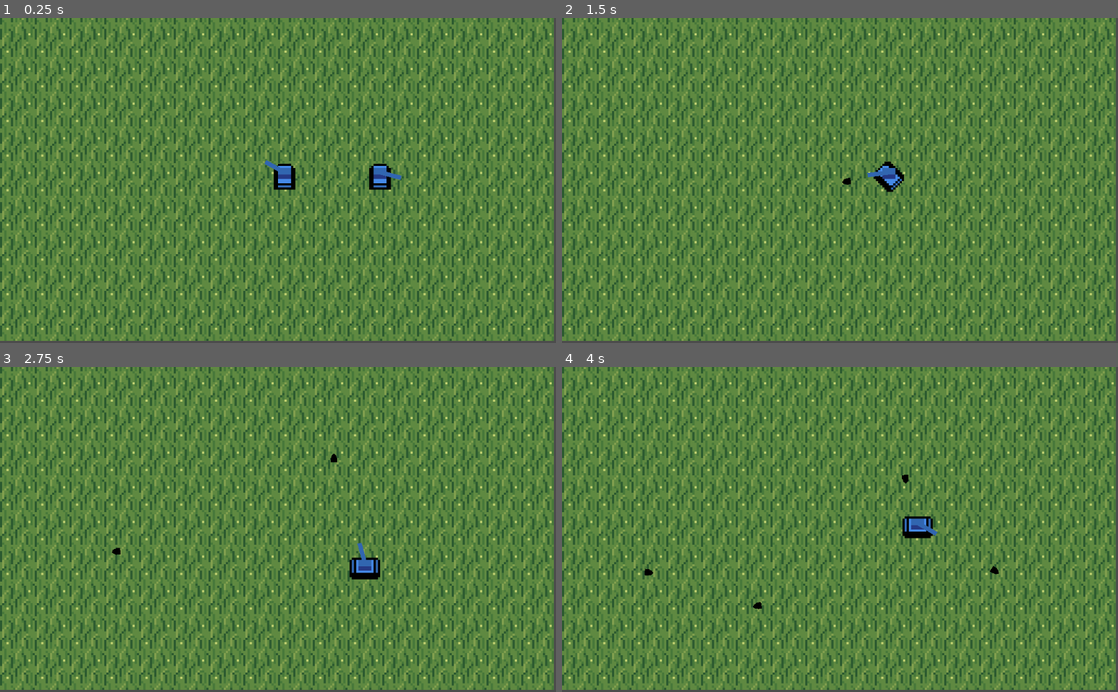
Above: before the commit, frames 1-4 (two rows, left to right).
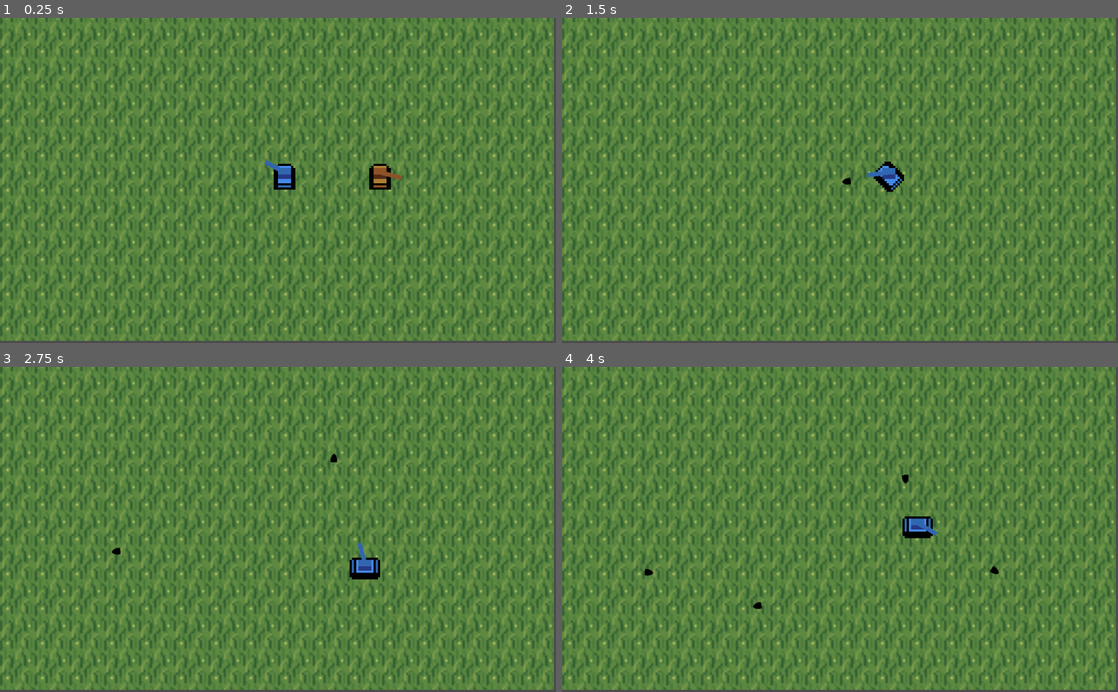
Above: after the commit, the same moments.

Repository: jpcerrone/TanksGodot
Game: Godot game, scene res://scenes/Main.tscn
The game is run twice, just before and just after one commit, with the same random seed, the same clock (stepped at 60 frames per second) and the same inputs.
Inputs (mouse positions are in pixels of both pictures, inside the frame that each line leads up to):
- Up to frame 1 (0.25 s): no input
- Up to frame 2 (1.5 s): tap Enter at 0.5 s; move the mouse to (962, 164) at 0.52 s; hold D (move_right) 0.53-1.28 s; click (962, 164) at 0.6 s; move the mouse to (728, 196) at 1.27 s; hold S (move_down) from 1.28 s (still down); click (728, 196) at 1.35 s
- Up to frame 3 (2.75 s): move the mouse to (333, 458) at 2.02 s; release S (move_down) at 2.03 s; hold D (move_right) from 2.03 s (still down); click (333, 458) at 2.1 s
- Up to frame 4 (4 s): move the mouse to (812, 594) at 2.77 s; release D (move_right) at 2.78 s; hold W (move_up) 2.78-3.53 s; click (812, 594) at 2.85 s; move the mouse to (1006, 578) at 3.52 s; hold A (move_left) from 3.53 s (still down); click (1006, 578) at 3.6 s

The runs differ from the first frame. In frame 1, 1.5% of the frame differs, in the area x 0-100%, y 0-99%; in frame 2, 1.4%; in frame 3, 1.4%; in frame 4, 1.4%.

Commit message:
added bullet limit for tanks and renamed grey for brown

Diff:
--- a/scenes/GreyTank.tscn
+++ b/scenes/BrownTank.tscn
@@ -1,10 +1,18 @@
-[gd_scene load_steps=3 format=2]
+[gd_scene load_steps=5 format=2]
 
 [ext_resource path="res://scenes/Tank.tscn" type="PackedScene" id=1]
-[ext_resource path="res://scenes/GreyTank.gd" type="Script" id=2]
+[ext_resource path="res://scripts/BrownTank.gd" type="Script" id=2]
+[ext_resource path="res://sprites/tanks-brown.png" type="Texture" id=3]
+[ext_resource path="res://sprites/cannon-brown.png" type="Texture" id=4]
 
-[node name="GreyTank" instance=ExtResource( 1 )]
+[node name="BrownTank" instance=ExtResource( 1 )]
 script = ExtResource( 2 )
+
+[node name="Cannon" parent="." index="1"]
+texture = ExtResource( 4 )
+
+[node name="Body" parent="." index="2"]
+texture = ExtResource( 3 )
 
 [node name="ShootingTimer" type="Timer" parent="." index="5"]
 wait_time = 5.0
--- a/scenes/Main.tscn
+++ b/scenes/Main.tscn
@@ -1,6 +1,6 @@
 [gd_scene load_steps=7 format=2]
 
-[ext_resource path="res://scenes/GreyTank.tscn" type="PackedScene" id=1]
+[ext_resource path="res://scenes/BrownTank.tscn" type="PackedScene" id=1]
 [ext_resource path="res://scenes/PlayerTank.tscn" type="PackedScene" id=2]
 [ext_resource path="res://sprites/grass.png" type="Texture" id=3]
 [ext_resource path="res://scripts/Main.gd" type="Script" id=5]
--- a/scenes/Tank.tscn
+++ b/scenes/Tank.tscn
@@ -3,8 +3,8 @@
 [ext_resource path="res://scripts/Tank.gd" type="Script" id=1]
 [ext_resource path="res://collision_shapes/tankVerticalShape.tres" type="Shape2D" id=2]
 [ext_resource path="res://collision_shapes/tankHorizontalShape.tres" type="Shape2D" id=3]
-[ext_resource path="res://sprites/tanks.png" type="Texture" id=4]
-[ext_resource path="res://sprites/cannon.png" type="Texture" id=5]
+[ext_resource path="res://sprites/tanks-blue.png" type="Texture" id=4]
+[ext_resource path="res://sprites/cannon-blue.png" type="Texture" id=5]
 
 [sub_resource type="Animation" id=1]
 resource_name = "TankMovement"
--- a/scripts/Main.gd
+++ b/scripts/Main.gd
@@ -1,6 +1,4 @@
 extends Node2D
-
-const maxBullets = 5
 
 # Called when the node enters the scene tree for the first time.
 func _ready():
@@ -29,5 +27,5 @@
 		tankDirection = $PlayerTank.Direction.RIGHT
 	$PlayerTank.move(delta, tankDirection)
 
-	if (get_tree().get_nodes_in_group("playerBullets").size() < maxBullets) && Input.is_action_just_pressed("shoot"):
+	if Input.is_action_just_pressed("shoot"):
 		$PlayerTank.shoot()
--- a/scripts/PlayerTank.gd
+++ b/scripts/PlayerTank.gd
@@ -1,15 +1,10 @@
 extends "res://scripts/Tank.gd"
+# Called when the node enters the scene tree for the first time.
+func _init():
+	maxBullets = 5
 
-# Called when the node enters the scene tree for the first time.
 func _ready():
 	pass # Replace with function body.
 
 func destroy(): #redefines destroy
 	get_tree().quit()
-
-func shoot(): #redefines shoot
-	var bullet = Bullet.instance()
-	bullet.add_to_group("playerBullets")
-	var canonTipPosition = position + Vector2(50, 1).rotated($Cannon.rotation)
-	bullet.setup(canonTipPosition, Vector2(1,0).rotated($Cannon.rotation))
-	get_node("/root/Main").add_child(bullet)
--- a/scripts/Tank.gd
+++ b/scripts/Tank.gd
@@ -5,6 +5,8 @@
 var velocity = Vector2()
 var rotation_dir = 0
 var tankRotation = 0.0
+var maxBullets = 1
+var liveBullets = []
 
 const Bullet = preload("res://scenes/Bullet.tscn")
 enum Direction {UP, DOWN, LEFT, RIGHT, DOWN_LEFT, DOWN_RIGHT, UP_LEFT, UP_RIGHT}
@@ -132,10 +134,18 @@
 	$Cannon.rotation = angle
 
 func shoot():
-	var bullet = Bullet.instance()
-	var canonTipPosition = position + Vector2(50, 1).rotated($Cannon.rotation)
-	bullet.setup(canonTipPosition, Vector2(1,0).rotated($Cannon.rotation))
-	get_node("/root/Main").add_child(bullet)
+	if (getActiveBullets() < maxBullets):
+		var bullet = Bullet.instance()
+		var canonTipPosition = position + Vector2(50, 1).rotated($Cannon.rotation)
+		bullet.setup(canonTipPosition, Vector2(1,0).rotated($Cannon.rotation))
+		get_node("/root/Main").add_child(bullet)
+		liveBullets.append(bullet)
 
+func getActiveBullets():
+	var bullets = 0
+	for b in liveBullets:
+		if (is_instance_valid(b)):
+			bullets +=1
+	return bullets
 func destroy():
 	queue_free()
Renamed: scenes/GreyTank.gd -> scripts/BrownTank.gd
Renamed: sprites/cannon.png -> sprites/cannon-blue.png
Not shown, changed: sprites/cannon-blue.png.import
Binary file added: sprites/cannon-brown.png
Not shown, added: sprites/cannon-brown.png.import
Renamed: sprites/tanks.png -> sprites/tanks-blue.png
Not shown, added: sprites/tanks-blue.png.import
Binary file added: sprites/tanks-brown.png
Not shown, changed: sprites/tanks-brown.png.import
